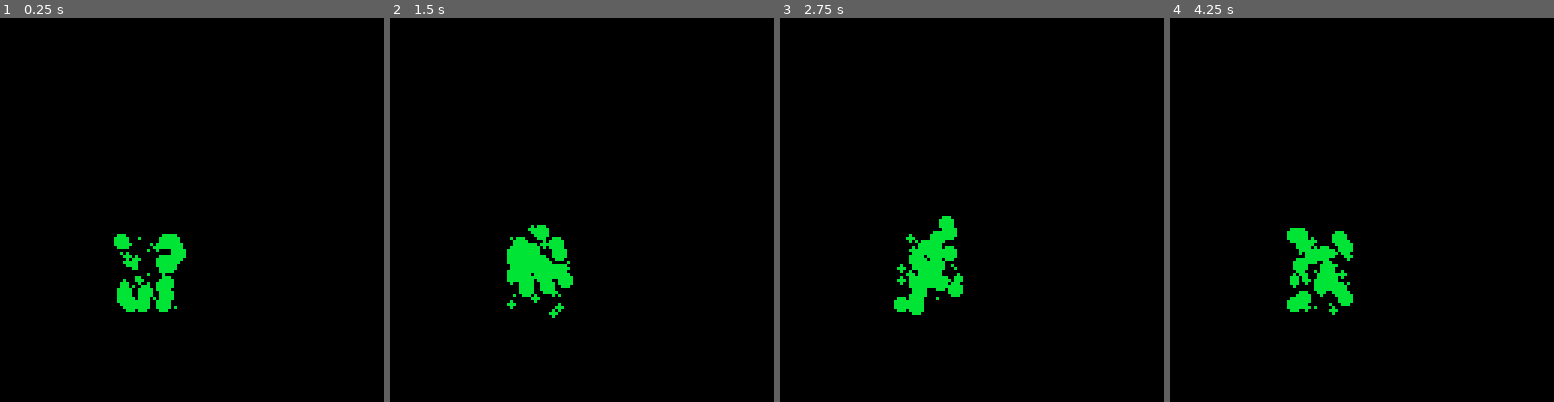
Above: before the commit, frames 1-4 (left to right).
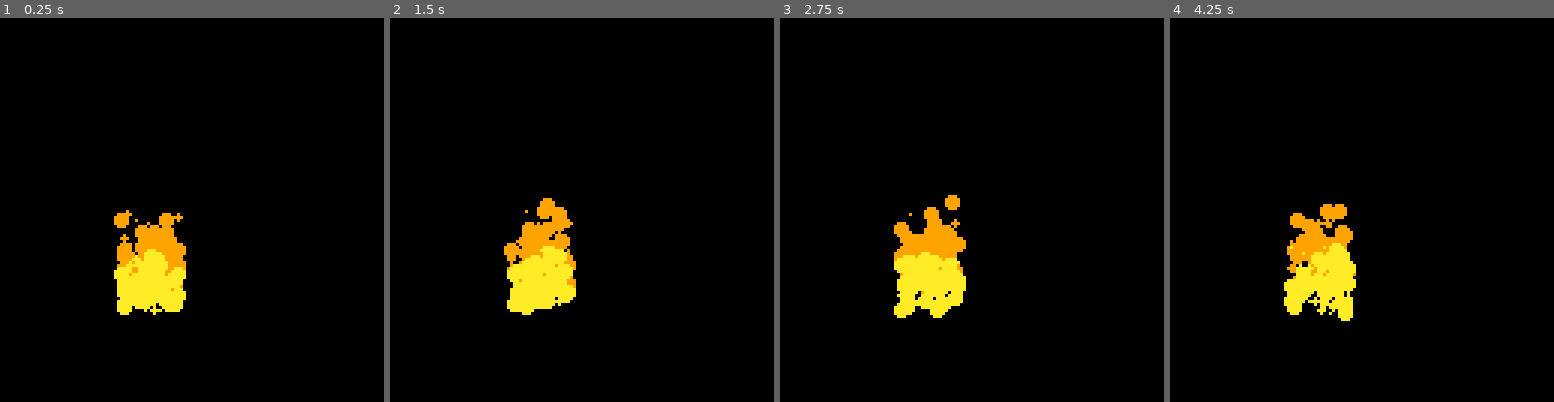
Above: after the commit, the same moments.

Repository: CRBroughton/pico-particles
Game: PICO-8 cartridge pico-particles.p8
Two runs of this game, one before a commit and one after it. Both use one fixed random seed, a clock stepped at 60 frames per second and the inputs below.
Inputs:
- Up to frame 1 (0.25 s): no input
- Up to frame 2 (1.5 s): no input
- Up to frame 3 (2.75 s): no input
- Up to frame 4 (4.25 s): no input

The runs differ from the first frame. In frame 1, 4.0% of the frame differs, in the area x 29-49%, y 50-78%; in frame 2, 4.0%; in frame 3, 4.2%, in the area x 29-49%, y 46-79%; in frame 4, 4.2%.

Commit message:
feat: :sparkles: kinda like fire

Diff:
--- a/main.lua
+++ b/main.lua
@@ -5,20 +5,24 @@
 end
 
 function _update60()
-    for i = 1, 10 do
+    for i = 1, 20 do
         add(particles, {
             x = 40 + rnd(20),
-            y = 80 + rnd(20),
+            y = 90 + rnd(10),
             radius = rnd(3),
-            colour = 11,
-            life = 5,
+            colour = 10,
+            life = 10,
             speed = 1 + rnd(2)
        })
     end
 
     for particle in all(particles) do
-       particle.y -= particle.speed
-       particle.life -= 1
+        particle.y -= particle.speed
+        particle.life -= 1
+
+        if particle.life < 5 then
+            particle.colour = 9
+        end
 
         if particle.life < 0 then
             del(particles, particle)
